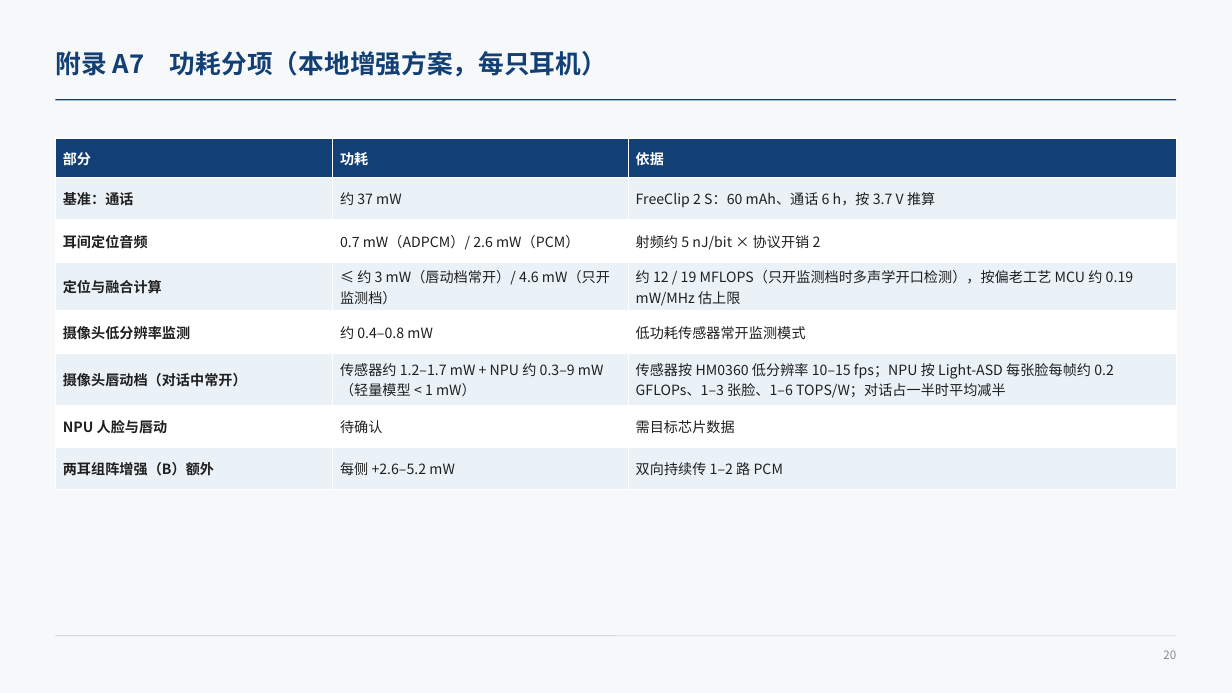
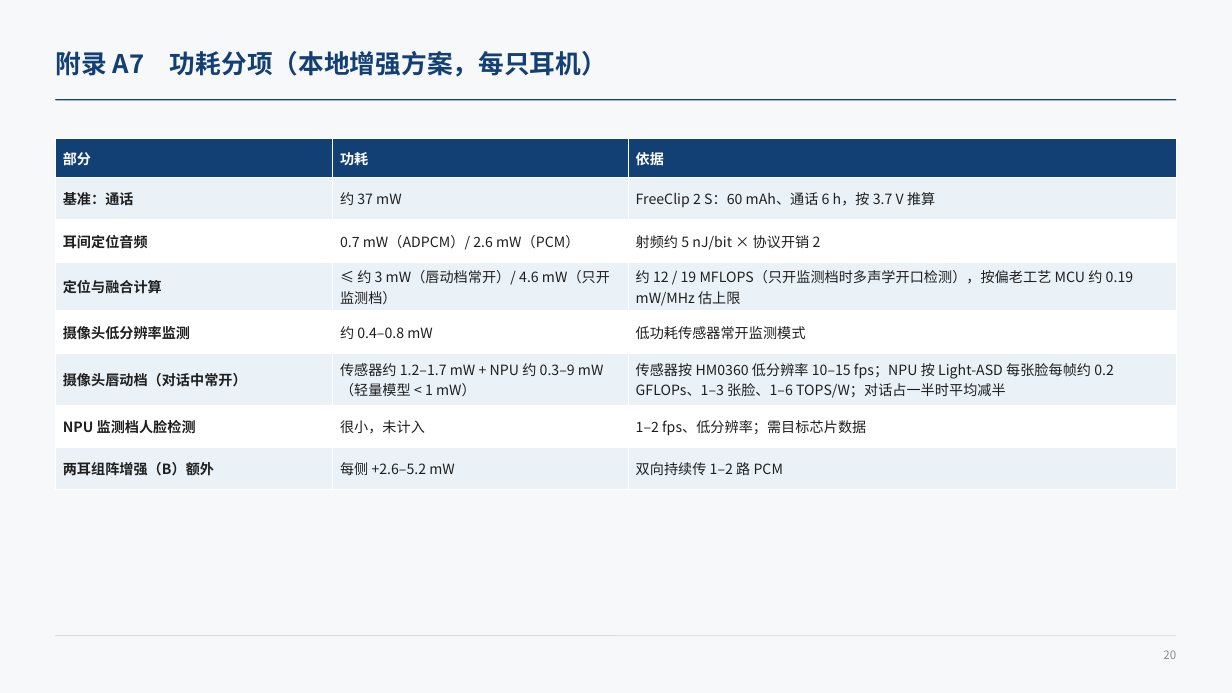
Before and after one commit to ZeroFoxxi/ssl-scene1, a slide deck: slide 20 of 02_耳机声源定位/耳机摄像头听觉辅助_整体设计方案.pptx. Drawn at 1232x693 pixels with LibreOffice and Linux fonts; fonts in the diff are those of the drawing. Boxes give left, top, right and bottom in pixels: in the first picture for what was removed or moved away, otherwise in the second. Text is boxed around its words. In the diff, an @@ line names an element or a change of style, - is before the commit and + after.

```diff
--- a/02_耳机声源定位/耳机摄像头听觉辅助_整体设计方案.pptx
+++ b/02_耳机声源定位/耳机摄像头听觉辅助_整体设计方案.pptx
@@ table at [55,139,1177,480] @@
-row 7: NPU 人脸与唇动 | 待确认 | 需目标芯片数据
+row 7: NPU 监测档人脸检测 | 很小，未计入 | 1–2 fps、低分辨率；需目标芯片数据
```
Also in this commit, not shown: 5 other slides changed, 8 other files.
